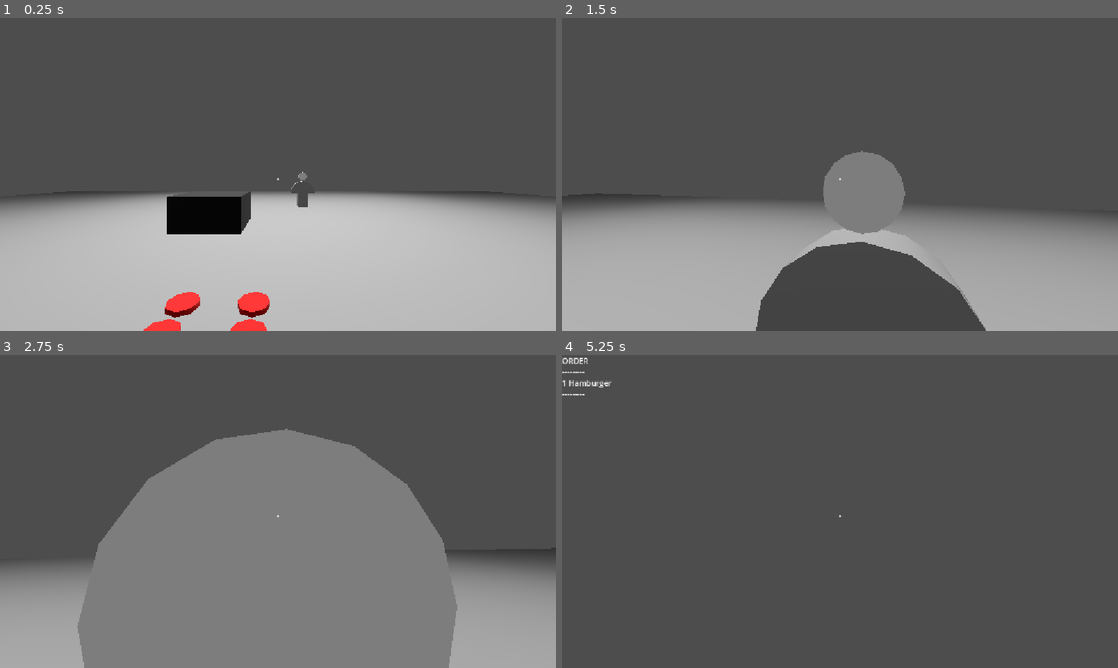
Above: before the commit, frames 1-4 (two rows, left to right).
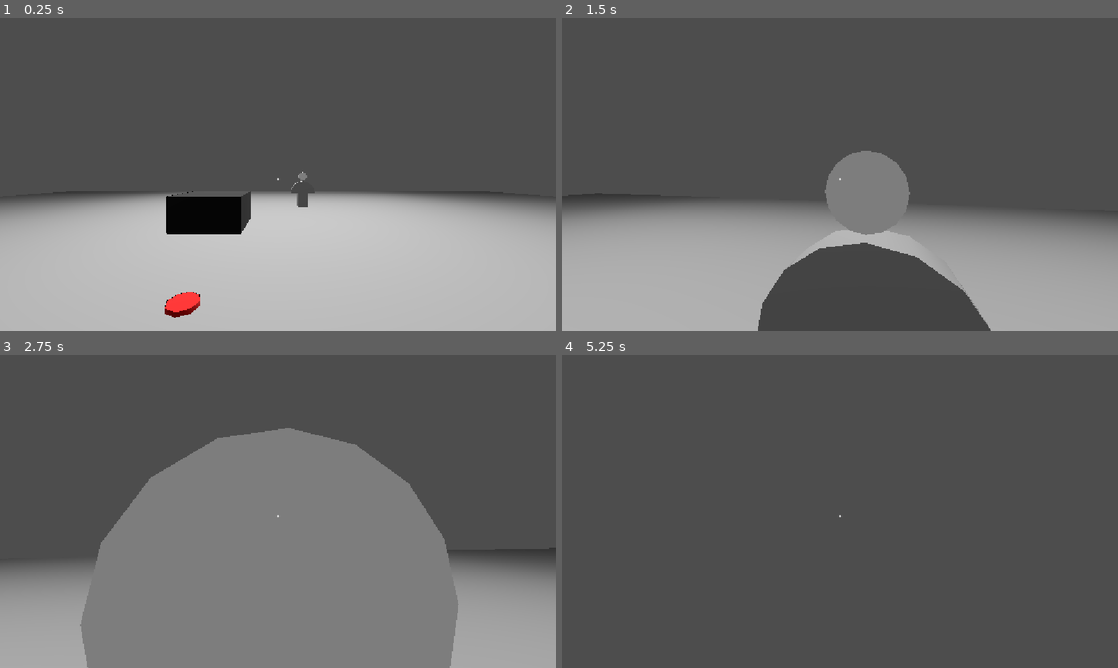
Above: after the commit, the same moments.

Repository: AlexLietha/Slacker
Game: Godot game, scene res://Scenes/test.tscn
The game is run twice, just before and just after one commit, with the same random seed, the same clock (stepped at 60 frames per second) and the same inputs. The project has no main scene, so this scene is started directly.
Inputs (mouse positions are in pixels of both pictures, inside the frame that each line leads up to):
- Up to frame 1 (0.25 s): no input
- Up to frame 2 (1.5 s): tap Enter at 0.5 s; move the mouse to (867, 174) at 0.52 s; hold W (moveForward) from 0.53 s (still down); tap E (interact) at 0.6 s; right-click (867, 174) at 0.8 s; move the mouse to (812, 174) at 1.27 s; right-click (812, 174) at 1.35 s
- Up to frame 3 (2.75 s): keep holding W (moveForward); tap E (interact) at 1.55, 2.1 s; tap Space at 2 s; move the mouse to (289, 505) at 2.02 s; right-click (289, 505) at 2.3 s
- Up to frame 4 (5.25 s): keep holding W (moveForward); tap Enter at 2.75, 5 s; move the mouse to (834, 517) at 2.77 s; right-click (834, 517) at 2.85 s; tap E (interact) at 3.05, 3.6, 4.55, 5.1 s; tap Space at 3.5 s; move the mouse to (878, 514) at 3.52 s; right-click (878, 514) at 3.8 s; move the mouse to (795, 508) at 4.27 s; right-click (795, 508) at 4.35 s; move the mouse to (845, 511) at 5.02 s

The runs differ from the first frame. In frame 1, 0.8% of the frame differs, in the area x 25-49%, y 55-100%; in frame 2, 0.7%; in frame 3, 0.5%; in frame 4, 0.2%.

Commit message:
Updated Interaction

Diff:
--- a/slacker/Scenes/IDComponent.gd
+++ b/slacker/Scenes/IDComponent.gd
@@ -1,12 +1,12 @@
 extends Node
 class_name IDComponent
 
-# ID for quests
-@export var item_quest_id : String
+
+@export var ID : String
 
 
 func GetID() -> String:
-	return item_quest_id
+	return ID
 
-func ChangeQuestID(new_id : String):
-	item_quest_id = new_id
+func SetID(id: String):
+	ID = id
--- /dev/null
+++ b/slacker/Scenes/entrée.tscn
@@ -0,0 +1,6 @@
+[gd_scene format=3 uid="uid://tlw4a2rsws37"]
+
+[ext_resource type="Script" uid="uid://cxfkcjplx3xal" path="res://Scripts/Orders/entrée.gd" id="1_47htn"]
+
+[node name="Entrée" type="Node3D" unique_id=1400138651]
+script = ExtResource("1_47htn")
--- a/slacker/Scenes/grabbable_object.tscn
+++ b/slacker/Scenes/grabbable_object.tscn
@@ -4,19 +4,29 @@
 [ext_resource type="Script" uid="uid://8hid0kygyi71" path="res://Scripts/interactible_component.gd" id="2_74iel"]
 [ext_resource type="Script" uid="uid://6fa7wffcrtgs" path="res://Scripts/grabbable_component.gd" id="3_3vkii"]
 [ext_resource type="Script" uid="uid://c051513rs7gnq" path="res://Scenes/IDComponent.gd" id="4_74iel"]
+[ext_resource type="Shader" uid="uid://b6n4gbowvtsg7" path="res://Shaders/Outline.gdshader" id="4_757ny"]
+[ext_resource type="Script" uid="uid://dakevjuf8svg" path="res://Scripts/HighlightComponent.gd" id="5_3vkii"]
 
 [sub_resource type="CylinderShape3D" id="CylinderShape3D_7jh4o"]
 height = 0.03
 radius = 0.1
 
+[sub_resource type="ShaderMaterial" id="ShaderMaterial_35xla"]
+render_priority = 0
+shader = ExtResource("4_757ny")
+shader_parameter/color = Color(0, 0, 0, 1)
+shader_parameter/thickness = 0.0030000001425
+
 [sub_resource type="StandardMaterial3D" id="StandardMaterial3D_7jh4o"]
+next_pass = SubResource("ShaderMaterial_35xla")
 albedo_color = Color(1, 0, 0, 1)
 
-[node name="grabbableObject" type="RigidBody3D" unique_id=844689755 node_paths=PackedStringArray("interactableComponent", "grabbableComponent", "idComponent", "model")]
+[node name="grabbableObject" type="RigidBody3D" unique_id=844689755 node_paths=PackedStringArray("interactableComponent", "grabbableComponent", "highlightComponent", "idComponent", "model")]
 collision_layer = 3
 script = ExtResource("1_g5dvv")
 interactableComponent = NodePath("InteractableComponent")
 grabbableComponent = NodePath("GrabbableComponent")
+highlightComponent = NodePath("HighlightComponent")
 idComponent = NodePath("IDComponent")
 model = NodePath("CSGCylinder3D")
 
@@ -36,4 +46,7 @@
 
 [node name="IDComponent" type="Node" parent="." unique_id=1670629019]
 script = ExtResource("4_74iel")
-item_quest_id = "rawBurgerPatty"
+ID = "rawBurgerPatty"
+
+[node name="HighlightComponent" type="Node" parent="." unique_id=698930704]
+script = ExtResource("5_3vkii")
--- a/slacker/Scenes/grill.tscn
+++ b/slacker/Scenes/grill.tscn
@@ -3,18 +3,29 @@
 [ext_resource type="Script" uid="uid://8hid0kygyi71" path="res://Scripts/interactible_component.gd" id="1_2s3s1"]
 [ext_resource type="Script" uid="uid://dk1q06f52xa35" path="res://Scripts/grill.gd" id="1_84nkv"]
 [ext_resource type="Script" uid="uid://c051513rs7gnq" path="res://Scenes/IDComponent.gd" id="3_aj0s0"]
+[ext_resource type="Shader" uid="uid://b6n4gbowvtsg7" path="res://Shaders/Outline.gdshader" id="4_aj0s0"]
+[ext_resource type="Script" uid="uid://dakevjuf8svg" path="res://Scripts/HighlightComponent.gd" id="5_r3mxa"]
+
+[sub_resource type="ShaderMaterial" id="ShaderMaterial_0c07c"]
+render_priority = 0
+shader = ExtResource("4_aj0s0")
+shader_parameter/color = Color(0, 0, 0, 1)
+shader_parameter/thickness = 0.02000000095
 
 [sub_resource type="StandardMaterial3D" id="StandardMaterial3D_qc4db"]
+next_pass = SubResource("ShaderMaterial_0c07c")
 albedo_color = Color(0.012617188, 0.012617188, 0.012617188, 1)
 
 [sub_resource type="BoxShape3D" id="BoxShape3D_7jh4o"]
 size = Vector3(1, 0.5, 1)
 
-[node name="Grill" type="StaticBody3D" unique_id=1864087979 node_paths=PackedStringArray("interactableComponent", "idComponent")]
+[node name="Grill" type="StaticBody3D" unique_id=1864087979 node_paths=PackedStringArray("interactableComponent", "highlightComponent", "idComponent", "model")]
 collision_layer = 3
 script = ExtResource("1_84nkv")
 interactableComponent = NodePath("InteractableComponent")
+highlightComponent = NodePath("HighlightComponent")
 idComponent = NodePath("IDComponent")
+model = NodePath("CSGBox3D")
 
 [node name="InteractableComponent" type="Node" parent="." unique_id=1108265130]
 script = ExtResource("1_2s3s1")
@@ -29,3 +40,7 @@
 
 [node name="CollisionShape3D2" type="CollisionShape3D" parent="." unique_id=646002620]
 shape = SubResource("BoxShape3D_7jh4o")
+
+[node name="HighlightComponent" type="Node" parent="." unique_id=2133390740]
+script = ExtResource("5_r3mxa")
+metadata/_custom_type_script = "uid://dakevjuf8svg"
--- /dev/null
+++ b/slacker/Scenes/ingredient.tscn
@@ -0,0 +1,6 @@
+[gd_scene format=3 uid="uid://dag4jqc24sjde"]
+
+[ext_resource type="Script" uid="uid://d3tox3ob0w1tc" path="res://Scripts/Orders/ingredient.gd" id="1_2hfw8"]
+
+[node name="Ingredient" type="Node3D" unique_id=22393839]
+script = ExtResource("1_2hfw8")
--- a/slacker/Scenes/player.tscn
+++ b/slacker/Scenes/player.tscn
@@ -7,13 +7,10 @@
 [sub_resource type="BoxShape3D" id="BoxShape3D_7jh4o"]
 size = Vector3(0.6, 1, 0.15)
 
-[sub_resource type="SceneReplicationConfig" id="SceneReplicationConfig_6t5aa"]
-properties/0/path = NodePath(".:position")
-properties/0/spawn = true
-properties/0/replication_mode = 1
-
-[node name="Player" type="CharacterBody3D" unique_id=1090027167]
+[node name="Player" type="CharacterBody3D" unique_id=1090027167 node_paths=PackedStringArray("interactionRayCast", "grabbedItem")]
 script = ExtResource("1_g2els")
+interactionRayCast = NodePath("Camera3D/Interaction Range")
+grabbedItem = NodePath("GrabbedObjectPosition")
 
 [node name="Camera3D" type="Camera3D" parent="." unique_id=1067204491]
 transform = Transform3D(1, 0, 0, 0, 1, 0, 0, 0, 1, 0, 0.8, 0)
@@ -54,6 +51,3 @@
 
 [node name="GrabbedObjectPosition" type="Node3D" parent="." unique_id=1229670346]
 transform = Transform3D(1, 0, 0, 0, 1, 0, 0, 0, 1, 0, 0.5223994, -0.27243695)
-
-[node name="MultiplayerSynchronizer" type="MultiplayerSynchronizer" parent="." unique_id=1784047294]
-replication_config = SubResource("SceneReplicationConfig_6t5aa")
--- a/slacker/Scenes/test.tscn
+++ b/slacker/Scenes/test.tscn
@@ -35,20 +35,6 @@
 
 [node name="IDComponent2" type="Node" parent="NPC1" unique_id=951819349]
 script = ExtResource("5_35xla")
-item_quest_id = "rawBurgerPatty"
 
 [node name="grabbableObject2" parent="." unique_id=844689755 instance=ExtResource("2_8od7v")]
 transform = Transform3D(1, 0, 0, 0, 1, 0, 0, 0, 1, -0.57573974, 0.0686754, -1.23946)
-
-[node name="grabbableObject3" parent="." unique_id=729585394 instance=ExtResource("2_8od7v")]
-transform = Transform3D(1, 0, 0, 0, 1, 0, 0, 0, 1, -0.1460023, 0.0686754, -0.989035)
-
-[node name="grabbableObject4" parent="." unique_id=1516432677 instance=ExtResource("2_8od7v")]
-transform = Transform3D(1, 0, 0, 0, 1, 0, 0, 0, 1, -0.57573974, 0.0686754, -0.989035)
-
-[node name="grabbableObject" parent="." unique_id=446894522 instance=ExtResource("2_8od7v")]
-transform = Transform3D(1, 0, 0, 0, 1, 0, 0, 0, 1, -0.1460023, 0.0686754, -1.23946)
-
-[node name="MultiplayerSpawner" type="MultiplayerSpawner" parent="." unique_id=147329692]
-spawn_path = NodePath("../Player")
-spawn_limit = 4
--- /dev/null
+++ b/slacker/Scripts/HighlightComponent.gd
@@ -0,0 +1,14 @@
+extends Node
+class_name HighlightComponent
+
+var shader : ShaderMaterial
+
+func SetShader(newShader : ShaderMaterial):
+	shader = newShader
+
+func highlight(_interactor, hovered: bool)->void:
+	if hovered:
+		shader.set_shader_parameter("color", Color(1.0, 1.0, 0.0, 1.0))
+
+	else:
+		shader.set_shader_parameter("color", Color(0.0, 0.0, 0.0, 1.0))
--- a/slacker/Scripts/Orders/Order.gd
+++ b/slacker/Scripts/Orders/Order.gd
@@ -1,43 +1,9 @@
 extends Resource
 class_name Order
 
-@export var order_id: String
-@export var title: String
-@export_multiline var description: String
 
-@export var steps: Array[TaskStep] = []
+var orderID: int
+var entres: Array[int] = []
 
-var instance_id: String = ""
-var current_step_index: int = 0
-var completed: bool = false
-
-
-func get_current_step() -> TaskStep:
-	if completed:
-		return null
-
-	if current_step_index >= steps.size():
-		return null
-
-	return steps[current_step_index]
-
-
-func advance() -> void:
-	if completed:
-		return
-
-	current_step_index += 1
-
-	if current_step_index >= steps.size():
-		completed = true
-
-
-func check_progress() -> void:
-	print("Checked Order Progress")
-	var step := get_current_step()
-
-	if step == null:
-		return
-
-	if step.completed:
-		advance()
+func new():
+	pass
--- a/slacker/Scripts/Orders/OrderSpawner.gd
+++ b/slacker/Scripts/Orders/OrderSpawner.gd
@@ -1,24 +1,33 @@
 extends Node
 
 
-var all_orders : Array[Order] = [preload("res://Orders & Tasks/Orders/Burger.tres")]
-var canSpawn = true
+var timeTilNextOrder = 10.0
+var listOfEntres : Array[Order] = [preload("res://Orders & Tasks/Orders/Burger.tres")]
+var canSpawnNextOrder = true
+signal NewOrder(order: Order)
+var rng = RandomNumberGenerator.new()
 
 
-func _ready() -> void:
-	StartSpawningOrder()
+func CreateOrder():
+	var newOrder = listOfEntres.pick_random()
+	NewOrder.emit(newOrder)
 
-func NewOrder():
-	var new_order = all_orders.pick_random()
-	OrderManager.start_order(new_order)
+	#OrderManager.start_order(new_order)
+
+func GetNewOrderSignal() -> Signal:
+	return NewOrder
+
+func SpawnOrders():
+	await get_tree().create_timer(timeTilNextOrder).timeout
+	timeTilNextOrder = rng.randf_range(7.5, 20.0)
+
+	if canSpawnNextOrder:
+		CreateOrder()
+		SpawnOrders()
+
+func StopSpawningOrder():
+	canSpawnNextOrder = false
 
 func StartSpawningOrder():
-	canSpawn = true
-	while canSpawn:
-
-		await get_tree().create_timer(5).timeout
-		NewOrder()
-
-
-func StopSpawningOrder():
-	canSpawn = false
+	canSpawnNextOrder = true
+	SpawnOrders()
--- a/slacker/Scripts/Orders/UI/order_list.gd
+++ b/slacker/Scripts/Orders/UI/order_list.gd
@@ -2,7 +2,6 @@
 
 func _ready() -> void:
 	OrderManager.StartedOrder.connect(AddOrder)
-	OrderManager.AdvancedOrder.connect(UpdateOrder)
 	OrderManager.CompletedOrder.connect(DeleteOrder)
 
 func AddOrder(order: Order) -> void:
--- /dev/null
+++ b/slacker/Scripts/Orders/entrée.gd
@@ -0,0 +1,13 @@
+extends Node3D
+
+var ingredients : Array[Ingredient]
+
+func GetQuality() -> float:
+	var qualityTotal = 0
+	for ingredient in ingredients:
+		qualityTotal += ingredient.GetQuality()
+
+	return qualityTotal / ingredients.size()
+
+func GetIngredients() -> Array[Ingredient]:
+	return ingredients
--- /dev/null
+++ b/slacker/Scripts/Orders/ingredient.gd
@@ -0,0 +1,7 @@
+extends Resource
+class_name Ingredient
+var quality := 100
+@export var ingredientName : String = "Ingredient"
+
+func GetQuality() -> float:
+	return quality
--- a/slacker/Scripts/Orders/order_manager.gd
+++ b/slacker/Scripts/Orders/order_manager.gd
@@ -1,19 +1,23 @@
 extends Node
 
 
-var active_orders: Dictionary = {}
-var completed_orders: Dictionary = {}
+var activeOrders: Dictionary = {}
+var completedOrders: Dictionary = {}
 
 signal StartedOrder(order: Order)
-signal AdvancedOrder(order: Order)
 signal CompletedOrder(order: Order)
 
+var orderInt := 0
 
-func start_order(order_template: Order) -> Order:
-	var order: Order = order_template.duplicate(true)
+func _ready() -> void:
+	OrderSpawner.GetNewOrderSignal().connect(StartOrder)
 
-	order.instance_id = generate_instance_id(order.order_id)
-	active_orders[order.instance_id] = order
+func StartOrder(order: Order) -> Order:
+	orderInt += 1
+	var newOrder: Order = order.duplicate(true)
+
+	newOrder.orderID = orderInt
+	activeOrders[newOrder.orderID] = newOrder
 
 	StartedOrder.emit(order)
 	print("Started order: ", order.title)
@@ -23,21 +27,19 @@
 	return order
 
 
-func generate_instance_id(order_id: String) -> String:
-	return order_id + "_" + str(Time.get_ticks_usec())
 
 
-func get_order(instance_id: String) -> Order:
-	return active_orders.get(instance_id)
+func GetOrder(instance_id: String) -> Order:
+	return activeOrders.get(instance_id)
 
 
-func get_active_orders() -> Array:
-	return active_orders.values()
+func GetActiveOrders() -> Array:
+	return activeOrders.values()
 
 
-func report_event(event_type: String, target_id: String, amount: int = 1) -> void:
+func ReportEvent(event_type: String, target_id: String, amount: int = 1) -> void:
 
-	for order in active_orders.values():
+	for order in activeOrders.values():
 		var step: TaskStep = order.get_current_step()
 
 		if step == null:
@@ -59,17 +61,16 @@
 			order.check_progress()
 
 			if order.completed:
-				complete_order(order)
+				CompleteOrder(order)
 				CompletedOrder.emit(order)
-			else:
-				AdvancedOrder.emit(order)
+
 		return
 
 
-func complete_order(order: Order) -> void:
-	active_orders.erase(order.instance_id)
+func CompleteOrder(order: Order) -> void:
+	activeOrders.erase(order.instance_id)
 
-	completed_orders[order.instance_id] = order
+	completedOrders[order.instance_id] = order
 
 	CompletedOrder.emit(order)
 	print("Order completed: ", order.title)
--- a/slacker/Scripts/Waitress.gd
+++ b/slacker/Scripts/Waitress.gd
@@ -14,4 +14,4 @@
 
 	if item is GrabbableObject:
 		player.get_child(4).remove_child(item)
-		OrderManager.report_event("Deliver", "waitress", 1)
+		OrderManager.ReportEvent("Deliver", "waitress", 1)
--- a/slacker/Scripts/grabbable_object.gd
+++ b/slacker/Scripts/grabbable_object.gd
@@ -2,15 +2,22 @@
 class_name GrabbableObject
 @export var interactableComponent: InteractableComponent
 @export var grabbableComponent: GrabbableComponent
+@export var highlightComponent: HighlightComponent
 @export var idComponent: IDComponent
 @export var model: CSGCylinder3D
 
-func _ready() -> void:
-	interactableComponent.GetSignal().connect(Grab)
 
 
-func Grab(grabber : CharacterBody3D):
-	pass
+func _ready() -> void:
+	interactableComponent.GetInteractSignal().connect(Grab)
+	interactableComponent.GetHoveredSignal().connect(highlightComponent.highlight)
+
+
+	highlightComponent.SetShader(model.material.next_pass)
+
+
+func Grab(grabber : Player):
+
 	if not grabbableComponent.Grabbable:
 		return
 
@@ -19,16 +26,25 @@
 	self.reparent(grabber.get_child(4))
 	self.position = Vector3.ZERO
 	self.freeze = true
-	OrderManager.report_event("Retrieve", idComponent.GetID(), 1)
+	#OrderManager.ReportEvent("Retrieve", idComponent.GetID(), 1)
 	#grabber.get_child(0).get_child(0).canInteract = false
 	set_collision_layer_value(2, false)
 
 
 
 func drop():
-	self.position = Vector3.ZERO
-	self.freeze = true
+	self.reparent(get_tree().root)
+	#self.position = Vector3.ZERO
+	self.freeze = false
 	set_collision_layer_value(2, true)
+
 
 func cook():
 	model.material.albedo_color = Color(0.293, 0.18, 0.146, 1.0)
+	SetName("cookedBurgerPatty")
+
+func GetName() -> String:
+	return idComponent.GetID()
+
+func SetName(id: String) -> void:
+	idComponent.SetID(id)
--- a/slacker/Scripts/grill.gd
+++ b/slacker/Scripts/grill.gd
@@ -1,18 +1,30 @@
 extends StaticBody3D
 
 @export var interactableComponent: InteractableComponent
+@export var highlightComponent: HighlightComponent
 @export var idComponent: IDComponent
+
+@export var model: CSGBox3D
 
 # Called when the node enters the scene tree for the first time.
 func _ready() -> void:
-	interactableComponent.interacted.connect(GrillItem)
+	interactableComponent.GetInteractSignal().connect(GrillItem)
+	interactableComponent.GetHoveredSignal().connect(highlight)
+
+	highlightComponent.SetShader(model.material.next_pass)
+
+func GrillItem(player : Player):
+	var item = player.getGrabbedItem()
+
+	if item:
+		item.cook()
 
 
-func GrillItem(player : CharacterBody3D):
-	if player.get_child(4).get_child_count() == 0:
+func highlight(interactor: Player, highlighted: bool):
+	if not interactor.HasGrabbedItem():
+		highlightComponent.highlight(interactor, false)
 		return
-
-	var item : GrabbableObject = player.get_child(4).get_child(0)
-
-	if item is GrabbableObject:
-		item.cook()
+	if interactor.getGrabbedItem().GetName() == "rawBurgerPatty":
+		highlightComponent.highlight(interactor, highlighted)
+	else:
+		highlightComponent.highlight(interactor, false)
--- a/slacker/Scripts/interactible_component.gd
+++ b/slacker/Scripts/interactible_component.gd
@@ -2,14 +2,23 @@
 class_name InteractableComponent
 
 @export var Interactable = true
-signal interacted(interactor : CharacterBody3D)
+signal interacted(interactor : Player)
+signal hovered(interactor : Player, isHovered : bool)
 
-func Interact(interactor : CharacterBody3D):
+var isHovered = false
+
+func Interact(interactor : Player):
 	interacted.emit(interactor)
-	print("interacted with")
+
+func Hover(interactor : Player, hovering: bool):
+	hovered.emit(interactor, hovering)
+	isHovered = hovering
 
 func SetInteractible(con : bool) -> void:
 	Interactable = con
 
-func GetSignal() -> Signal:
+func GetInteractSignal() -> Signal:
 	return interacted
+
+func GetHoveredSignal() -> Signal:
+	return hovered
--- a/slacker/Scripts/interaction.gd
+++ b/slacker/Scripts/interaction.gd
@@ -1,14 +1,31 @@
 extends RayCast3D
 
 var canInteract = true
+var lastHovered = null
+var interactor: Player
+
+func _ready() -> void:
+	interactor = get_parent().get_parent()
+
 
 func _process(_delta: float) -> void:
+	if lastHovered:
+		lastHovered.Hover(interactor, false)
+
 	var collider = get_collider()
 
-	if Input.is_action_just_pressed("interact") and canInteract:
+	if not collider:
+		return
 
-		if collider:
-			var interactable = collider.get_node_or_null("InteractableComponent")
+	var interactable = collider.get_node_or_null("InteractableComponent")
 
-			if interactable and interactable.Interactable:
-				interactable.Interact(self.get_parent().get_parent())
+	if not interactable:
+		return
+
+	if not interactable.isHovered:
+		lastHovered = interactable
+		interactable.Hover(interactor, true)
+		#print("Highlighted")
+
+	if Input.is_action_just_pressed("interact") and canInteract and interactable.Interactable:
+			interactable.Interact(interactor)
--- a/slacker/Scripts/playerMovement.gd
+++ b/slacker/Scripts/playerMovement.gd
@@ -1,10 +1,14 @@
 extends CharacterBody3D
+class_name Player
 
 @export var speed := 5.0
 @export var jumpVelocity := 5
 @export var mouseSensitivity := 0.004
 
 @onready var camera = $Camera3D
+
+@export var interactionRayCast : RayCast3D
+@export var grabbedItem : Node3D
 
 func _ready() -> void:
 	Input.mouse_mode = Input.MOUSE_MODE_CAPTURED
@@ -42,3 +46,16 @@
 
 	if Input.is_action_just_pressed("quit"):
 		get_tree().quit()
+
+	if Input.is_action_just_pressed("drop"):
+		if HasGrabbedItem():
+			getGrabbedItem().drop()
+		pass
+
+func getGrabbedItem() -> GrabbableObject:
+	if not HasGrabbedItem():
+		return null
+	return grabbedItem.get_child(0)
+
+func HasGrabbedItem() -> bool:
+	return grabbedItem.get_child_count() == 1
--- /dev/null
+++ b/slacker/Shaders/Outline.gdshader
@@ -0,0 +1,14 @@
+// https://godotshaders.com/shader/the-simplest-outline-shader-improved/
+shader_type spatial;
+render_mode cull_front, unshaded;
+
+uniform vec3 color : source_color = vec3(0,0,0);
+uniform float thickness : hint_range(0.0, 1.0, 0.001) = 0.05;
+
+void vertex() {
+	VERTEX += thickness*NORMAL;
+}
+
+void fragment() {
+	ALBEDO = color;
+}
--- a/slacker/project.godot
+++ b/slacker/project.godot
@@ -58,6 +58,11 @@
 , Object(InputEventMouseButton,"resource_local_to_scene":false,"resource_name":"","device":-1,"window_id":0,"alt_presse …(244 unchanged characters)…
 ]
 }
+drop={
+"deadzone": 0.2,
+"events": [Object(InputEventMouseButton,"resource_local_to_scene":false,"resource_name":"","device":-1,"window_id":0,"alt_pressed":false,"shift_pressed":false,"ctrl_pressed":false,"meta_pressed":false,"button_mask":0,"position":Vector2(0, 0),"global_position":Vector2(0, 0),"factor":1.0,"button_index":2,"canceled":false,"pressed":false,"double_click":false,"script":null)
+]
+}
 
 [layer_names]
 
Not shown, added: slacker/Scripts/HighlightComponent.gd.uid
Not shown, added: slacker/Scripts/Orders/entrée.gd.uid
Not shown, added: slacker/Scripts/Orders/ingredient.gd.uid
Not shown, added: slacker/Shaders/Outline.gdshader.uid
